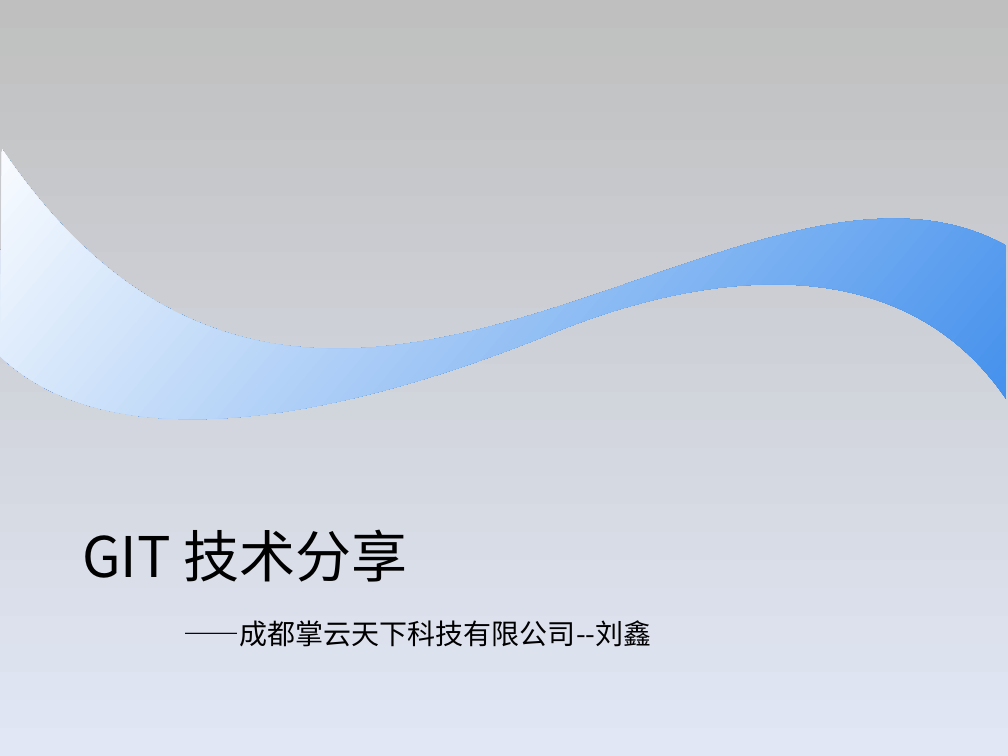
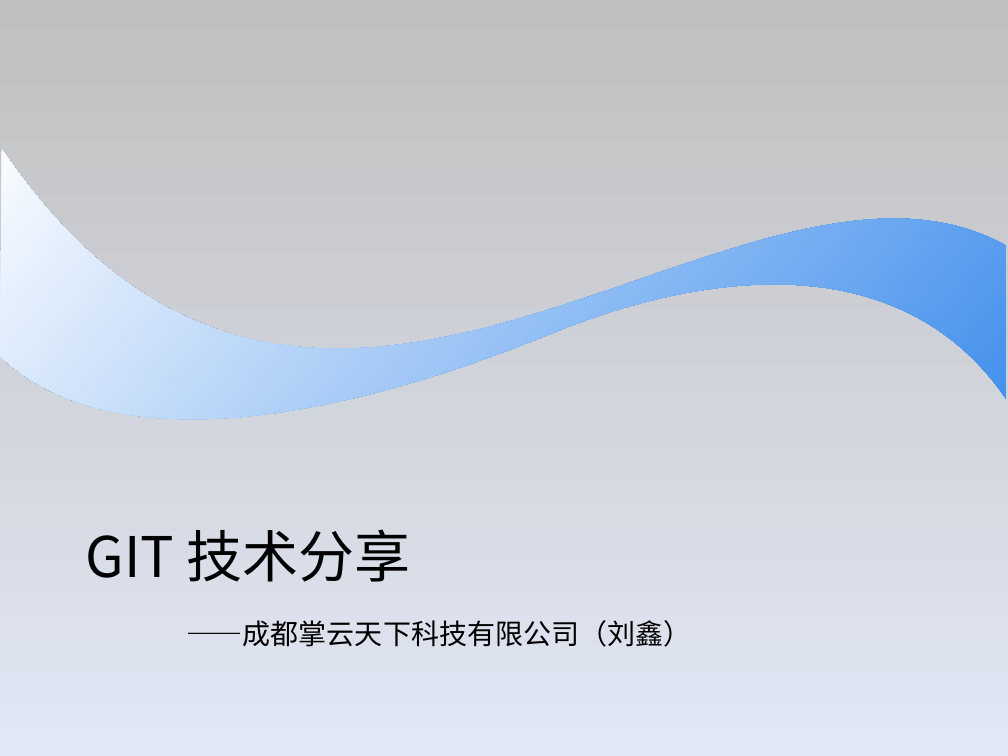
Before and after one commit to wobushixianyu/GitSkillSharing, a slide deck: slide 1 of git_skill_sharing.ppt. Drawn at 1008x756 pixels with LibreOffice and Linux fonts; fonts in the diff are those of the drawing; background and template pictures are left out. Boxes give left, top, right and bottom in pixels: in the first picture for what was removed or moved away, otherwise in the second. Text is boxed around its words. In the diff, an @@ line names an element or a change of style, - is before the commit and + after.

```diff
--- a/git_skill_sharing.ppt
+++ b/git_skill_sharing.ppt
@@ text at <box>187,620,692,647</box>: text changed @@
-——成都掌云天下科技有限公司--刘鑫
+——成都掌云天下科技有限公司（刘鑫）
```
Also in this commit, not shown: 2 other slides changed, 4 slides added, 2 slides removed.
